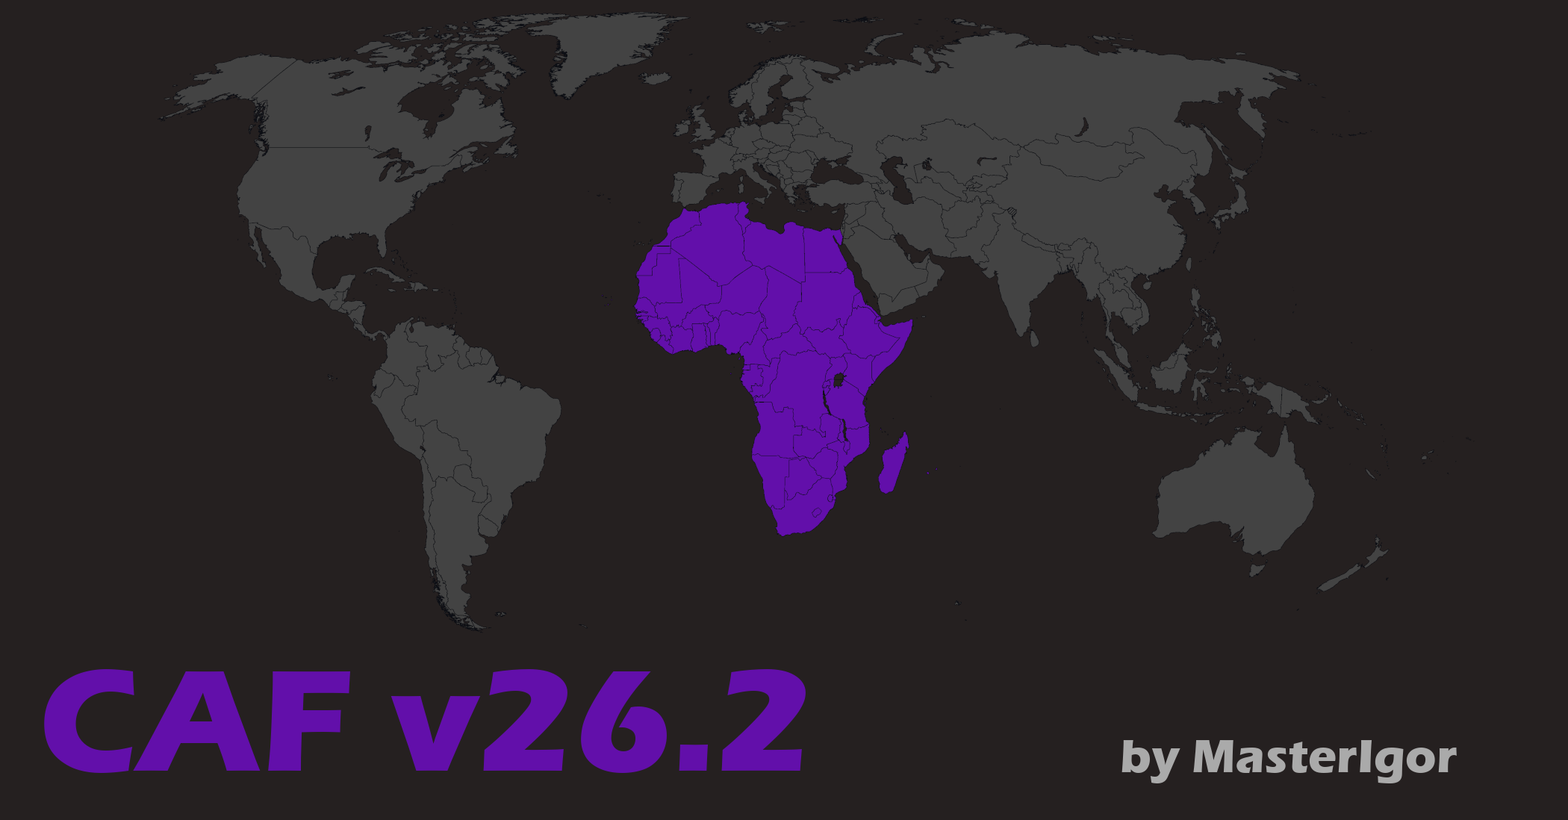
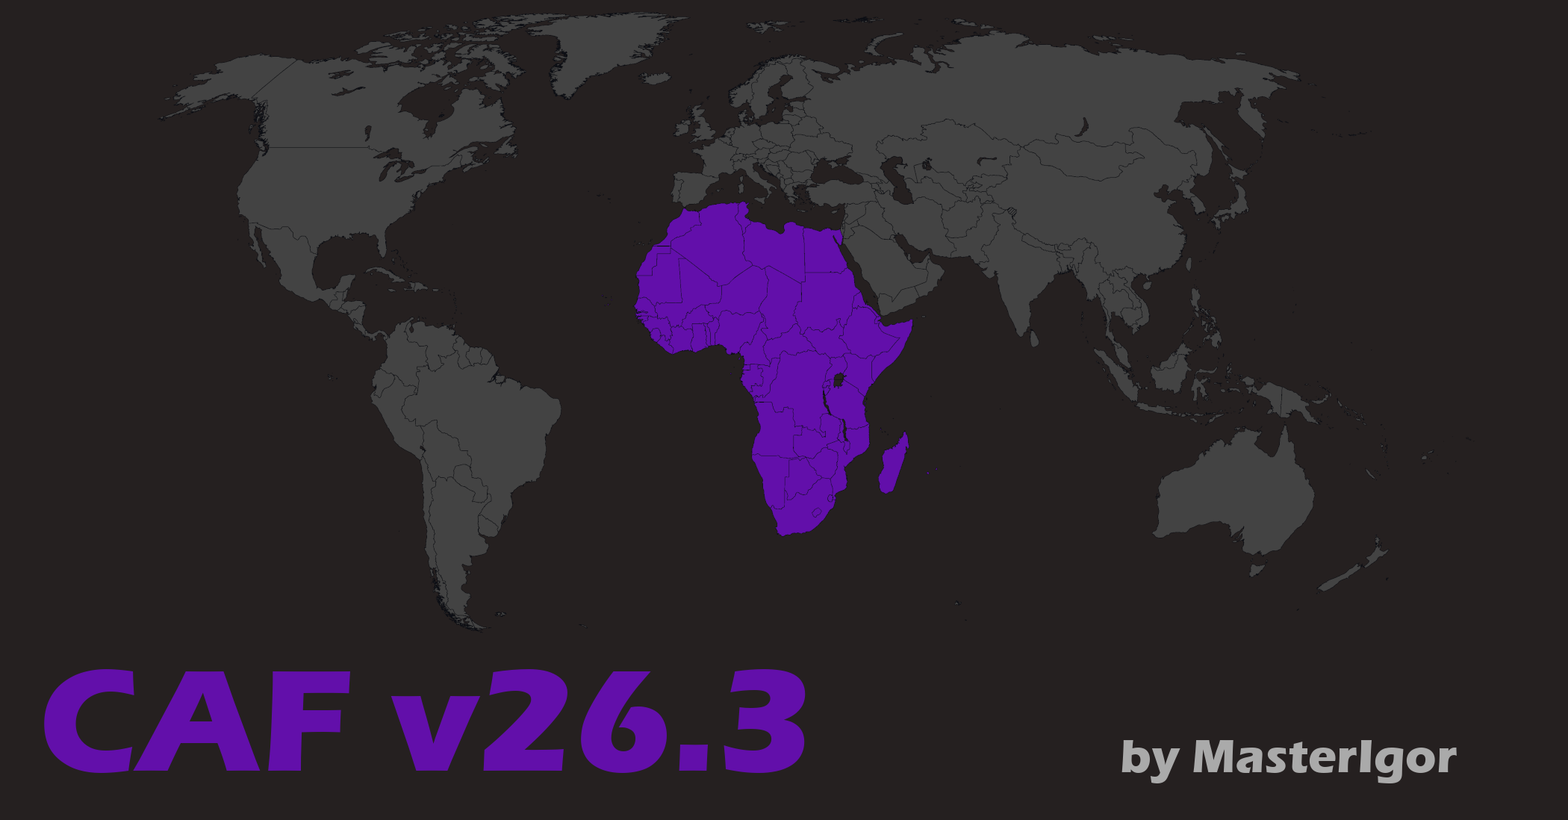
The second (1568, 820) image is a revision of the first. Changes to its layers:
renamed "CAF v26.2" to "CAF v26.3", painted on it over [721, 669, 806, 773]